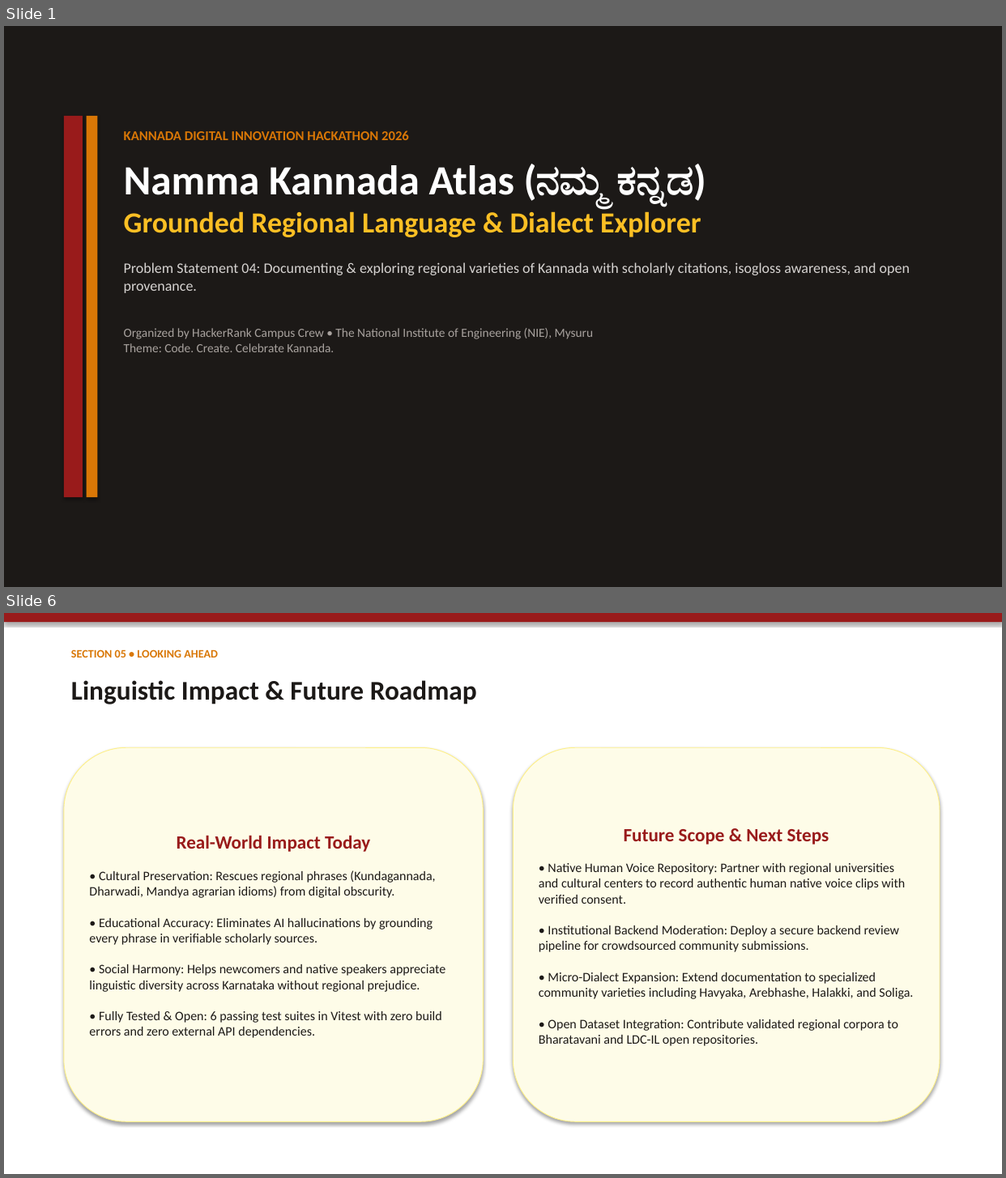
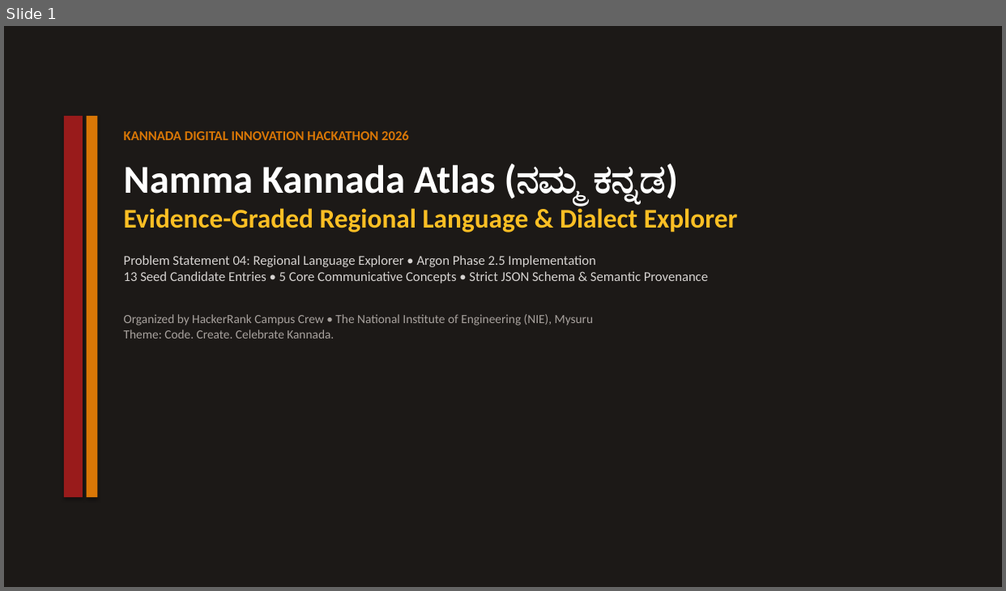
Before and after one commit to anandaram240-wq/yatrika-ai, a slide deck: Namma_Kannada_Regional_Explorer_Presentation.pptx. Shown one above the other, each under a label of ours: slides 1 and 6 before the commit, slide 1 after it; the slides between them are not shown. The pictures are 1006x1178 and 1006x591 pixels, drawn with LibreOffice and Linux fonts; fonts in the diff are those of the drawing. Boxes give left, top, right and bottom in pixels: in the first picture for what was removed or moved away, otherwise in the second. Text is boxed around its words. In the diff, an @@ line names an element or a change of style, - is before the commit and + after.

Commit message:
feat(phase-2.5): Implement Argon Phase 2.5 evidence-graded architecture, reconciled 13-entry dataset, sparse comparator matrix, semantic validator, and quarantined backlog

```diff
--- a/Namma_Kannada_Regional_Explorer_Presentation.pptx
+++ b/Namma_Kannada_Regional_Explorer_Presentation.pptx
@@ slide 6 removed at box(4, 613, 1002, 1174), background #FFFFFF @@
@@ rectangle removed at box(4, 613, 1002, 622) @@
@@ text removed at box(71, 649, 218, 658) @@
-SECTION 05 • LOOKING AHEAD
@@ text removed at box(71, 680, 477, 705) @@
-Linguistic Impact & Future Roadmap
@@ rounded rectangle removed at box(64, 747, 484, 1122) @@
-Real-World Impact Today
-• Cultural Preservation: Rescues regional phrases (Kundagannada, Dharwadi, Mandya agrarian idioms) from digital obscurity.
-• Educational Accuracy: Eliminates AI hallucinations by grounding every phrase in verifiable scholarly sources.
-• Social Harmony: Helps newcomers and native speakers appreciate linguistic diversity across Karnataka without regional prejudice.
-• Fully Tested & Open: 6 passing test suites in Vitest with zero build errors and zero external API dependencies.
@@ rounded rectangle removed at box(513, 747, 940, 1122) @@
-Future Scope & Next Steps
-• Native Human Voice Repository: Partner with regional universities and cultural centers to record authentic human native voice clips with verified consent.
-• Institutional Backend Moderation: Deploy a secure backend review pipeline for crowdsourced community submissions.
-• Micro-Dialect Expansion: Extend documentation to specialized community varieties including Havyaka, Arebhashe, Halakki, and Soliga.
-• Open Dataset Integration: Contribute validated regional corpora to Bharatavani and LDC-IL open repositories.
@@ slide 1 changed as well @@
@@ text at box(124, 164, 678, 339): size 40 to 38 pt in "Namma Kannada Atlas (ನಮ್ಮ ಕನ್ನಡ)"; less space between paragraphs @@
@@ text at box(124, 206, 738, 284): text changed; size 14 to 13 pt @@
-Grounded Regional Language & Dialect Explorer
-Problem Statement 04: Documenting & exploring regional varieties of Kannada with scholarly citations, isogloss awareness, and open provenance.
+Evidence-Graded Regional Language & Dialect Explorer
+Problem Statement 04: Regional Language Explorer • Argon Phase 2.5 Implementation
+13 Seed Candidate Entries • 5 Core Communicative Concepts • Strict JSON Schema & Semantic Provenance
```
Also in this commit, not shown: 3 other slides changed, 2 slides added, 1 other slide removed, 23 other files.
